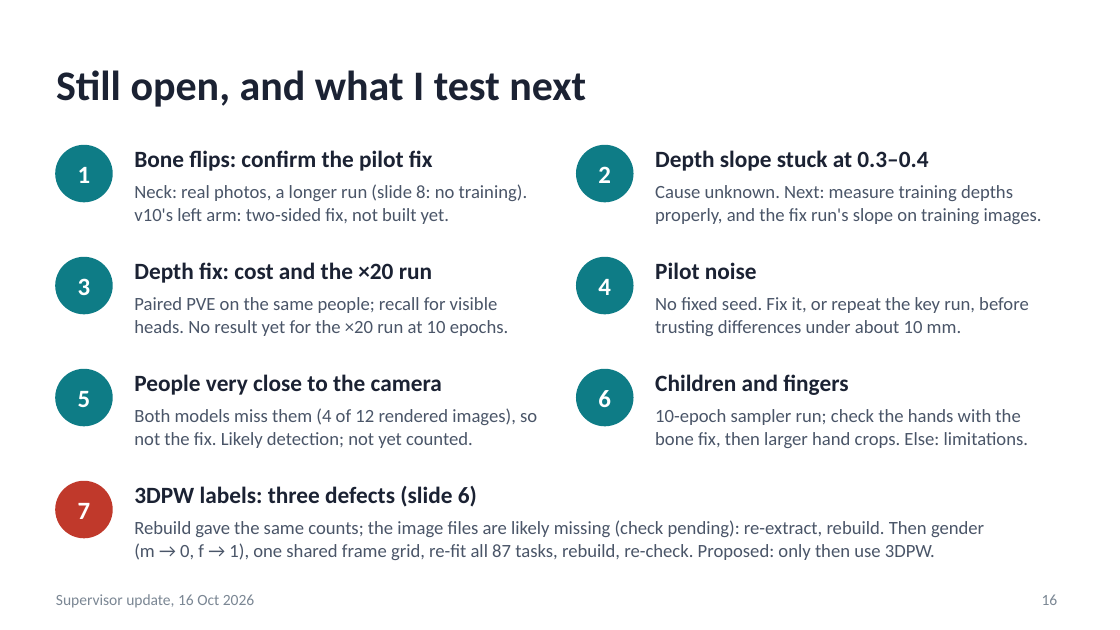
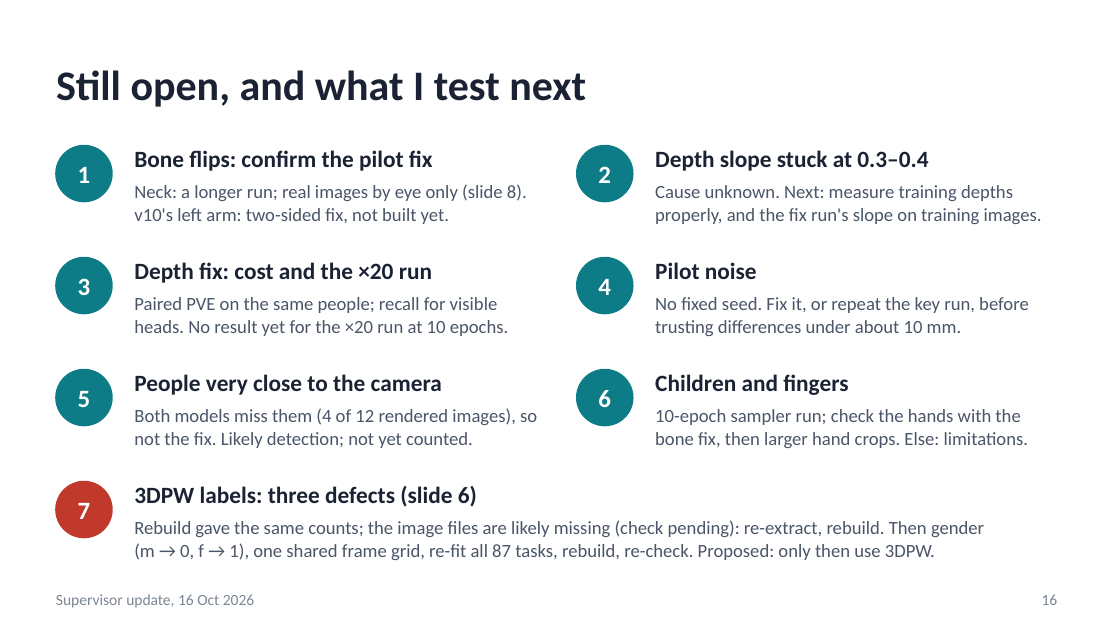
Before and after one commit to saadnajib/Multi-Person-Whole-Body-Human-Mesh-Recovery-in-a-Single-Shot-with-Annyone-dataset-and-3dpw-dataset, a slide deck: slide 16 of docs/supervisor_update_2026-10-16.pptx. Drawn at 1120x630 pixels with LibreOffice and Linux fonts; fonts in the diff are those of the drawing. Boxes give left, top, right and bottom in pixels: in the first picture for what was removed or moved away, otherwise in the second. Text is boxed around its words. In the diff, an @@ line names an element or a change of style, - is before the commit and + after.

```diff
--- a/docs/supervisor_update_2026-10-16.pptx
+++ b/docs/supervisor_update_2026-10-16.pptx
@@ text at <box>134,184,527,224</box>: text changed @@
-Neck: real photos, a longer run (slide 8: no training). v10's left arm: two-sided fix, not built yet.
+Neck: a longer run; real images by eye only (slide 8). v10's left arm: two-sided fix, not built yet.
```
Also in this commit, not shown: 3 other slides changed, 4 other files.
